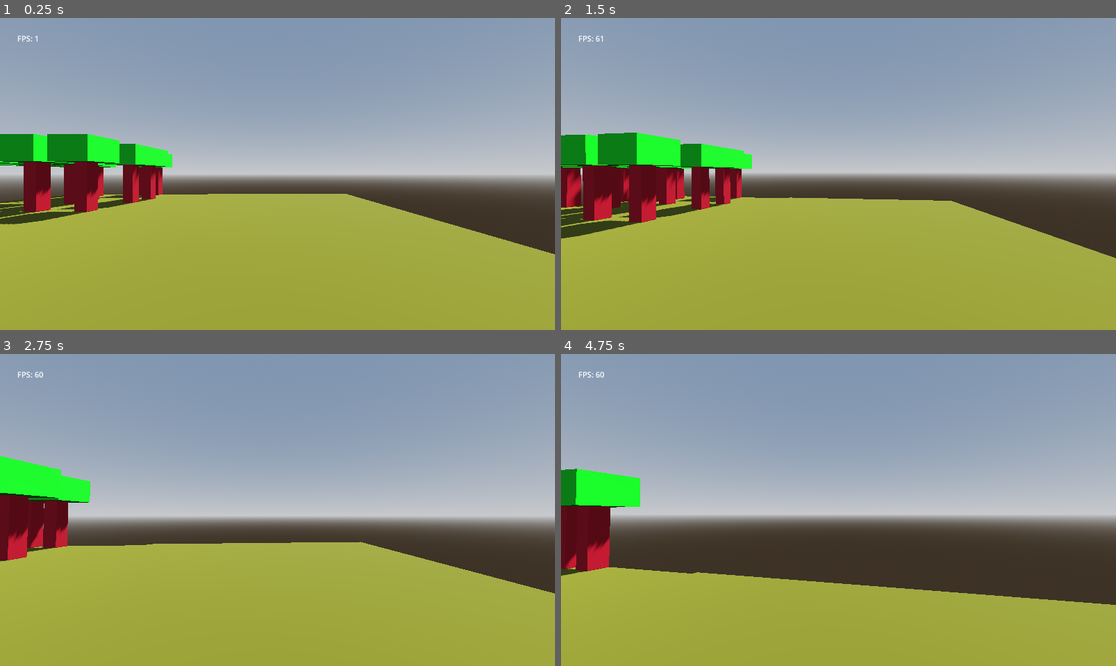
Above: before the commit, frames 1-4 (two rows, left to right).
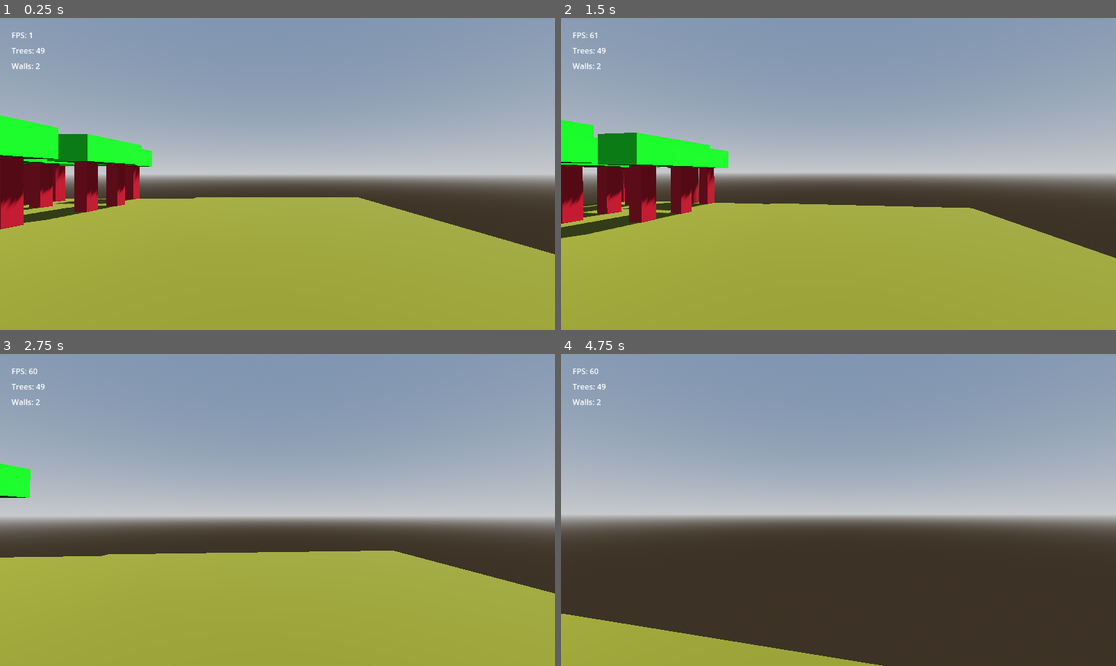
Above: after the commit, the same moments.

Repository: imekon/fps4
Game: Godot game, scene res://scenes/main.tscn
Same seed, same stepped clock (60 frames per second), same inputs: the game is played once before the commit and once after it.
Inputs (mouse positions are in pixels of both pictures, inside the frame that each line leads up to):
- Up to frame 1 (0.25 s): no input
- Up to frame 2 (1.5 s): move the mouse to (866, 174) at 0.52 s; hold Up (forward) from 0.53 s (still down); tap Space (jump) at 0.77 s; move the mouse to (810, 174) at 1.27 s
- Up to frame 3 (2.75 s): keep holding Up (forward); tap Space (jump) at 1.52 s; move the mouse to (288, 503) at 2.02 s
- Up to frame 4 (4.75 s): keep holding Up (forward); move the mouse to (832, 516) at 2.77 s; tap Space (jump) at 3.02, 3.77, 4.52 s; move the mouse to (877, 513) at 3.52 s; move the mouse to (794, 506) at 4.27 s

The runs differ from the first frame. In frame 1, 4.9% of the frame differs, in the area x 0-65%, y 4-68%; in frame 2, 5.4%; in frame 3, 5.3%; in frame 4, 25%, in the area x 0-100%, y 4-100%.

Commit message:
generic enclosed floor

Diff:
--- a/project.godot
+++ b/project.godot
@@ -14,6 +14,10 @@
 run/main_scene="res://scenes/main.tscn"
 config/features=PackedStringArray("4.3", "GL Compatibility")
 config/icon="res://icon.svg"
+
+[autoload]
+
+Globals="*res://scripts/globals.gd"
 
 [input]
 
--- /dev/null
+++ b/scenes/enclosed_floor.tscn
@@ -0,0 +1,15 @@
+[gd_scene load_steps=3 format=3 uid="uid://d3g6msvsvkq4"]
+
+[ext_resource type="Script" path="res://scripts/enclosed_floor.gd" id="1_8iylu"]
+
+[sub_resource type="StandardMaterial3D" id="StandardMaterial3D_wbofi"]
+albedo_color = Color(0.321074, 0.316944, 0, 1)
+
+[node name="enclosed_floor" type="Node3D"]
+script = ExtResource("1_8iylu")
+
+[node name="floor" type="CSGBox3D" parent="."]
+transform = Transform3D(1, 0, 0, 0, 1, 0, 0, 0, 1, 0, -0.5, 0)
+use_collision = true
+size = Vector3(20, 0.1, 20)
+material = SubResource("StandardMaterial3D_wbofi")
--- a/scenes/main.tscn
+++ b/scenes/main.tscn
@@ -47,9 +47,23 @@
 [node name="HUD" type="CanvasLayer" parent="."]
 
 [node name="FPS" type="Label" parent="HUD"]
-offset_left = 36.0
-offset_top = 31.0
-offset_right = 76.0
-offset_bottom = 54.0
+offset_left = 24.0
+offset_top = 24.0
+offset_right = 97.0
+offset_bottom = 47.0
 text = "HUD Test
 "
+
+[node name="Trees" type="Label" parent="HUD"]
+offset_left = 24.0
+offset_top = 56.0
+offset_right = 67.0
+offset_bottom = 79.0
+text = "Trees"
+
+[node name="Walls" type="Label" parent="HUD"]
+offset_left = 24.0
+offset_top = 88.0
+offset_right = 66.0
+offset_bottom = 111.0
+text = "Walls"
--- /dev/null
+++ b/scenes/wall.tscn
@@ -0,0 +1,12 @@
+[gd_scene load_steps=2 format=3 uid="uid://8yc57tuv4fnj"]
+
+[sub_resource type="StandardMaterial3D" id="StandardMaterial3D_imtcs"]
+albedo_color = Color(0.61831, 0, 0.16249, 1)
+
+[node name="wall" type="Node3D"]
+
+[node name="CSGBox3D" type="CSGBox3D" parent="."]
+transform = Transform3D(1, 0, 0, 0, 1, 0, 0, 0, 1, 0, 3.5, 0)
+use_collision = true
+size = Vector3(20, 7, 0.5)
+material = SubResource("StandardMaterial3D_imtcs")
--- /dev/null
+++ b/scripts/enclosed_floor.gd
@@ -0,0 +1,55 @@
+extends Node3D
+
+@export var walls = 0
+
+static var wall = preload("res://scenes/wall.tscn")
+static var tree = preload("res://scenes/tree.tscn")
+
+func _ready():
+	if walls & Globals.WALL_X != 0:
+		var inst = wall.instantiate()
+		inst.position.y = -1
+		inst.position.z = -10
+		inst.add_to_group("wall")
+		add_child(inst)
+
+	if walls & Globals.WALL_Y != 0:
+		var inst = wall.instantiate()
+		inst.position.y = -1
+		inst.position.z = 10
+		inst.add_to_group("wall")
+		add_child(inst)
+
+	if walls & Globals.WALL_Z != 0:
+		var inst = wall.instantiate()
+		inst.position.y = -1
+		inst.position.x = -10
+		inst.rotate_y(deg_to_rad(90))
+		inst.add_to_group("wall")
+		add_child(inst)
+
+	if walls & Globals.WALL_W != 0:
+		var inst = wall.instantiate()
+		inst.position.y = -1
+		inst.position.x = 10
+		inst.rotate_y(deg_to_rad(90))
+		inst.add_to_group("wall")
+		add_child(inst)
+
+	if walls & Globals.TREES != 0:
+		var inst = tree.instantiate()
+		inst.position.x = -5 + randi() % 3 - 1.5
+		inst.position.y = inst.position.y - 0.5
+		inst.position.z = -5 + randi() % 3 - 1.5
+		inst.add_to_group("tree")
+		add_child(inst)
+
+	if walls & Globals.WOODS != 0:
+		for y in 4:
+			for x in 4:
+				var inst = tree.instantiate()
+				inst.position.x = -8 + x * 4 + randi() % 3 - 1.5
+				inst.position.y = inst.position.y - 0.5
+				inst.position.z = -8 + y * 4 + randi() % 3 - 1.5
+				inst.add_to_group("tree")
+				add_child(inst)
--- /dev/null
+++ b/scripts/globals.gd
@@ -0,0 +1,9 @@
+extends Node
+
+const WALL_X = 1
+const WALL_Y = 2
+const WALL_Z = 4
+const WALL_W = 8
+
+const TREES = 16
+const WOODS = 32
--- a/scripts/main.gd
+++ b/scripts/main.gd
@@ -1,12 +1,17 @@
 extends Node3D
 
 @onready var stage = $stage
-@onready var fpsText = $HUD/FPS
+@onready var player = $player
+@onready var fps = $HUD/FPS
+@onready var trees = $HUD/Trees
+@onready var walls = $HUD/Walls
 
 func _ready():
 	randomize()
 
 	Input.set_mouse_mode(Input.MOUSE_MODE_CAPTURED)
+
+	player.position.z = -5
 
 	var floor = preload("res://scenes/empty_floor.tscn")
 	var inst = floor.instantiate()
@@ -38,8 +43,17 @@
 	inst.position.z = 20
 	stage.add_child(inst)
 
-func _process(delta: float) -> void:
-	fpsText.text = "FPS: " + str(Engine.get_frames_per_second())
+	var enclosed = preload("res://scenes/enclosed_floor.tscn")
+	inst = enclosed.instantiate()
+	inst.walls = Globals.WALL_Y | Globals.WALL_W | Globals.TREES
+	inst.position.x = 0
+	inst.position.z = 20
+	stage.add_child(inst)
+
+func _process(_delta: float) -> void:
+	fps.text = "FPS: " + str(Engine.get_frames_per_second())
+	trees.text = "Trees: " + str(get_tree().get_node_count_in_group("tree"))
+	walls.text = "Walls: " + str(get_tree().get_node_count_in_group("wall"))
 
 	if Input.is_action_just_pressed("quit"):
 		get_tree().quit()
--- a/scripts/woods_floor.gd
+++ b/scripts/woods_floor.gd
@@ -1,14 +1,13 @@
 extends Node3D
 
+static var tree = preload("res://scenes/tree.tscn")
+
 func _ready():
-	var tree = preload("res://scenes/tree.tscn")
-
 	for y in 4:
 		for x in 4:
 			var inst = tree.instantiate()
 			inst.position.x = -8 + x * 4 + randi() % 3 - 1.5
 			inst.position.y = inst.position.y - 0.5
 			inst.position.z = -8 + y * 4 + randi() % 3 - 1.5
+			inst.add_to_group("tree")
 			add_child(inst)
-
-	print('woods')
